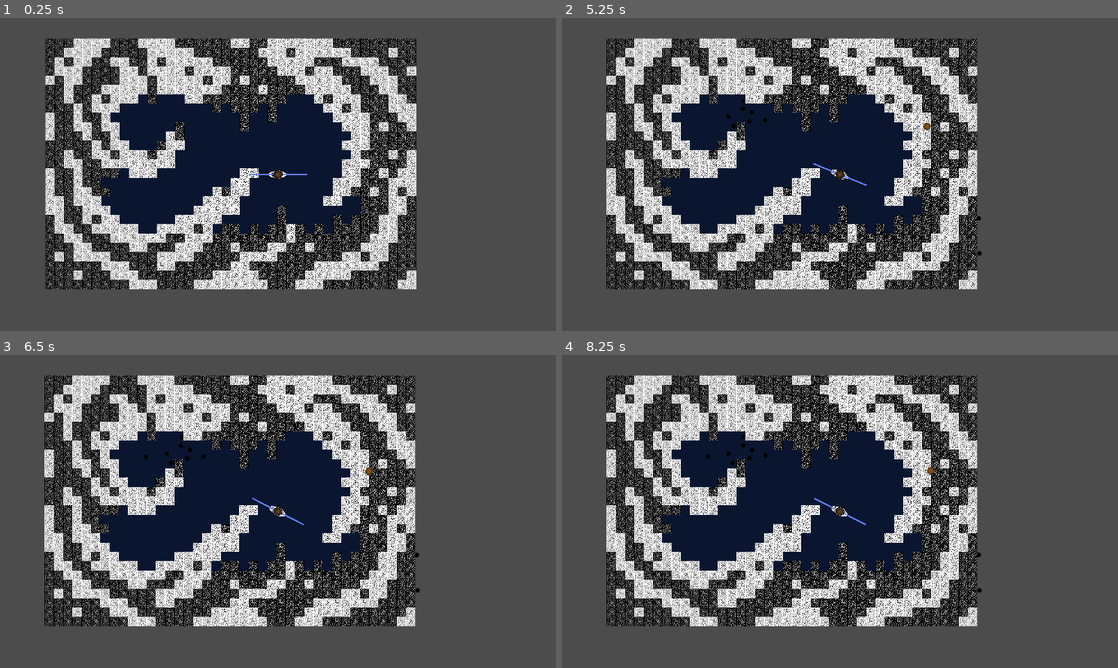
Above: before the commit, frames 1-4 (two rows, left to right).
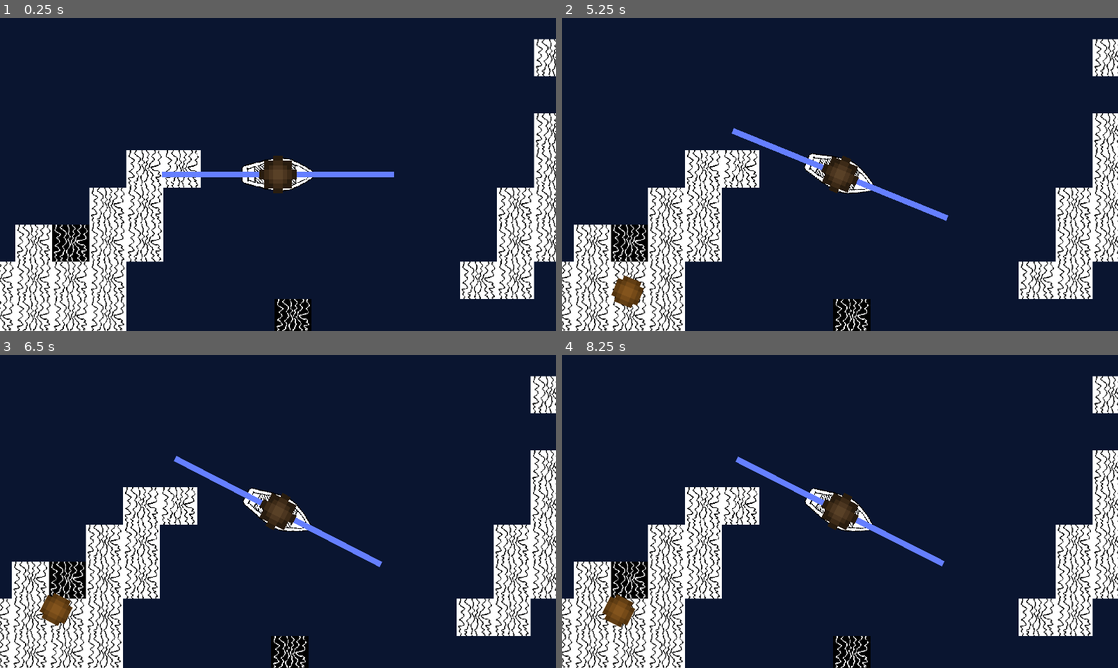
Above: after the commit, the same moments.

Repository: henryTschudy/AnglersDeep
Game: Godot game, scene res://scenes/overworld.tscn
Two runs of this game, one before a commit and one after it. Both use one fixed random seed, a clock stepped at 60 frames per second and the inputs below.
Inputs (mouse positions are in pixels of both pictures, inside the frame that each line leads up to):
- Up to frame 1 (0.25 s): no input
- Up to frame 2 (5.25 s): tap Enter at 0.5, 3.5, 5 s; drag from (840, 174) to (895, 105) at 0.52 s; drag from (728, 190) to (812, 237) at 1.27 s; tap Space (move_stop) at 2 s; move the mouse to (895, 105) at 2.02 s; hold D (move_right) 2.03-2.75 s; hold Space (move_stop) 2.03-2.75 s; drag from (812, 237) to (673, 127) at 2.77 s; move the mouse to (1006, 221) at 3.52 s; hold A (move_left) 3.53-4.25 s; hold Space (move_stop) 3.53-4.25 s; drag from (673, 127) to (756, 96) at 4.27 s; move the mouse to (867, 174) at 5.02 s; hold S (move_down) from 5.03 s (still down); hold Space (move_stop) from 5.03 s (still down); click (867, 174) at 5.17 s
- Up to frame 3 (6.5 s): release S (move_down) at 5.75 s; release Space (move_stop) at 5.75 s; drag from (194, 433) to (166, 527) at 5.77 s
- Up to frame 4 (8.25 s): move the mouse to (962, 495) at 6.52 s; hold W (move_up) 6.53-7.25 s; hold Space (move_stop) 6.53-7.25 s; drag from (728, 527) to (812, 574) at 7.27 s; move the mouse to (895, 442) at 8.02 s; hold S (move_down) from 8.03 s (still down); hold Space (move_stop) from 8.03 s (still down)

The runs differ from the first frame. In frame 1, 87% of the frame differs, in the area x 0-100%, y 0-100%; in frame 2, 87%; in frame 3, 87%; in frame 4, 87%.

Commit message:
zoomed camera back in
i zoomed it out to look at spawning (fish spawn outside the map, unfortunately) and forgot to zoom it back in

Diff:
--- a/scenes/overworld.tscn
+++ b/scenes/overworld.tscn
@@ -57,7 +57,7 @@
 
 [node name="Camera2D" type="Camera2D" parent="boat"]
 current = true
-zoom = Vector2( 2, 2 )
+zoom = Vector2( 0.5, 0.5 )
 
 [node name="cast_scene" type="Position2D" parent="boat"]
 script = ExtResource( 6 )
